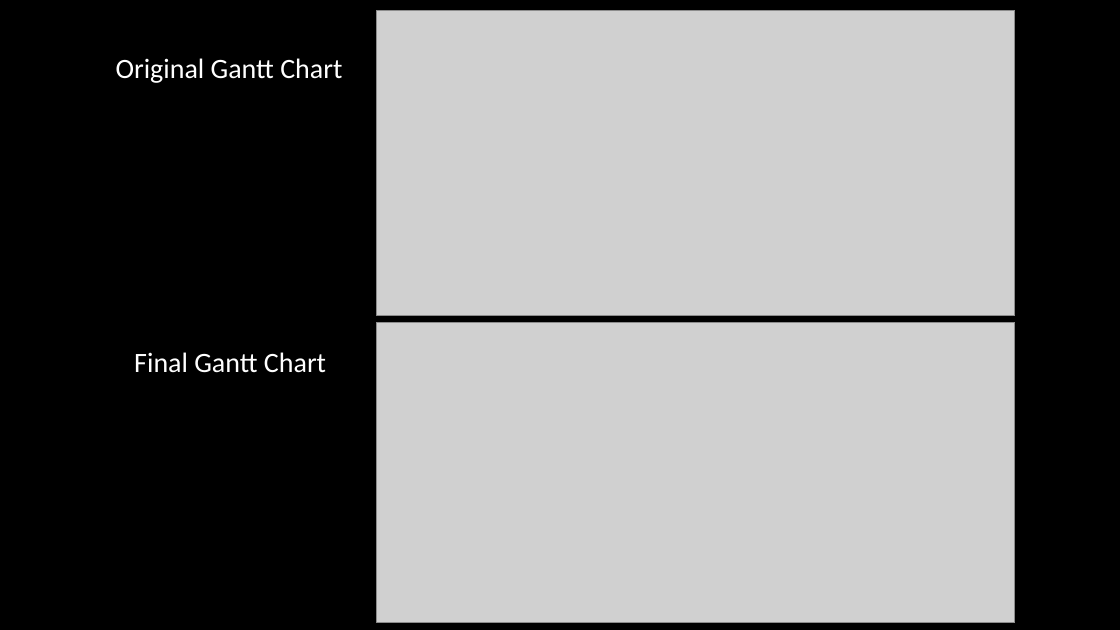
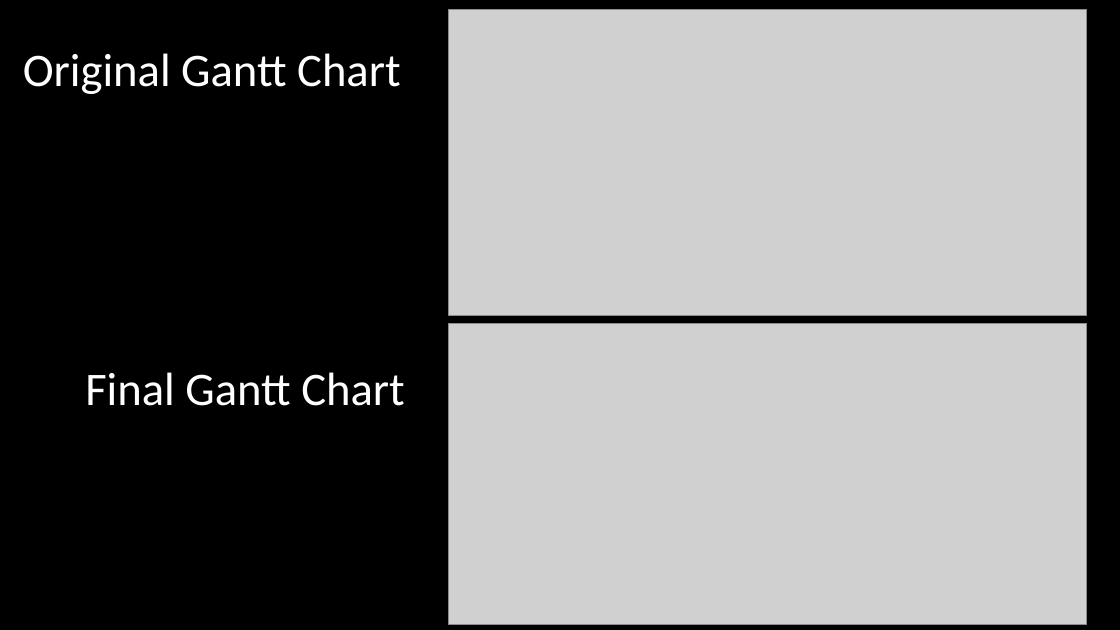
Before and after one commit to ksierrac/Atlas-Prestige, a slide deck: slide 5 of projectpresentation.pptx. Drawn at 1120x630 pixels with LibreOffice and Linux fonts; fonts in the diff are those of the drawing; grey boxes stand for pictures; background and template pictures are left out. Boxes give left, top, right and bottom in pixels: in the first picture for what was removed or moved away, otherwise in the second. Text is boxed around its words. In the diff, an @@ line names an element or a change of style, - is before the commit and + after.

Commit message:
updated ppt

```diff
--- a/projectpresentation.pptx
+++ b/projectpresentation.pptx
@@ picture: place and size @@
-picture at [376,10,1015,316]
+picture at [449,9,1087,315]
@@ text "Original Gantt Chart": place and size @@
-text "Original Gantt Chart" at [116,58,342,83]
+text "Original Gantt Chart" at [23,53,400,94]
@@ text "Original Gantt Chart" at [23,53,400,94]: size 24 to 40 pt @@
@@ picture: place and size @@
-picture at [376,322,1015,623]
+picture at [449,323,1087,624]
@@ text "Final Gantt Chart" at [85,372,404,406]: size 24 to 40 pt @@
@@ text "Final Gantt Chart": place and size @@
-text "Final Gantt Chart" at [134,352,326,373]
+text "Final Gantt Chart" at [85,372,404,406]
```
Also in this commit, not shown: 8 other slides changed, 1 slide added, 1 slide removed, 3 other files.
